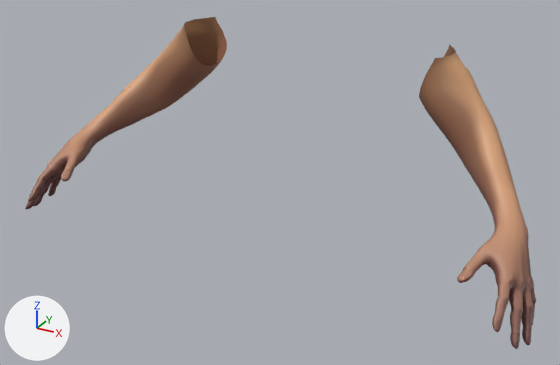
A saved change to the FBX model FrancoBelgaGameJam/Assets/Art/Character/SK_Arm.fbx.
Before and after are seen from a camera (50 mm lens) standing at (0.0397, -0.0666, 0.0792) and looking at (0.0011, 0.0036, 0.0441). Every picture has the same lights, and +X, +Y and +Z are marked at lower left. Both versions are drawn at the pose saved in each file; the numbers are the values there.

In view in the first picture: 'Arm_low'.
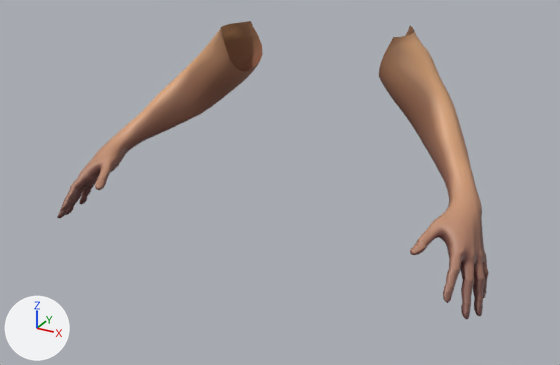
What differs and where, as boxes [x1, y1, x2, y2] in the pictures (560 x 365 px):
'Arm_low', posed (15% narrower, 10% shorter): before [25, 17, 536, 349]; after [57, 21, 489, 319]
bone 'Scapula_R', root to tip: before (250, 26) to (213, 40); after (289, 31) to (253, 46)
bone 'Scapula_L', root to tip: before (380, 42) to (405, 28); after (341, 23) to (369, 10)

The edits, one by one:
Bone 'Scapula_R' (bone_scapula_r) moves from (0.0, 0.0, 0.0) to (-0.5, 0.0, -0.17).
Bone 'Scapula_L' (bone_scapula_l) moves from (0.0, 0.0, 0.0) to (0.5, 0.0, 0.0).
Object 'FKScapula_L' (bone_rig_object) moves from (0.0, 0.0, 0.0) to (0.5, 0.0, 0.0).
Object 'FKScapula_R' (bone_rig_object_) moves from (0.0, 0.0, 0.0) to (-0.5, -5e-05, -0.17395).
Object 'TwistFollowParentElbow_L' (bone_rig_object__) moves from (0.0, 0.0, 0.0) to (0.42791, -0.010816, 0.25841).
Object 'TwistFollowParentElbow_R' (bone_rig_object___) moves from (0.0, 0.0, 0.0) to (-0.339176, -0.011832, -0.406297).
Object 'TwistFollowParentShoulder_L' (bone_rig_object____) moves from (0.0, 0.0, 0.0) to (0.5, 0.0, 0.0).
Object 'TwistFollowParentShoulder_R' (bone_rig_object_____) moves from (0.0, 0.0, 0.0) to (-0.5, -5.3e-05, -0.173946).
Object 'TwistFollowParentWrist_L' (bone_rig_object______) moves from (0.0, 0.0, 0.0) to (0.291115, -0.313809, 0.25841).
Object 'TwistFollowParentWrist_R' (bone_rig_object_______) moves from (0.0, 0.0, 0.0) to (-0.245351, 0.234484, -0.406297).
